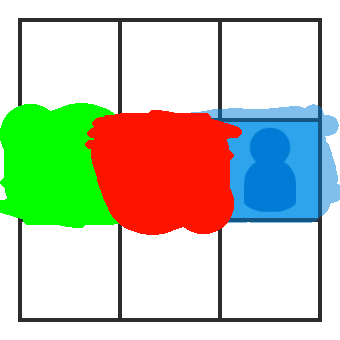
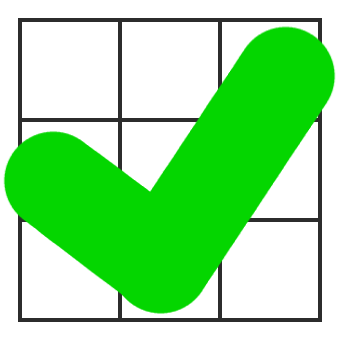
Layers edited between the first and the second 340 x 340 image:
hid group "Damage Center" (3 layers) over (85, 110, 242, 235)
hid group "Arrow Left" (4 layers) over (0, 103, 149, 228)
hid group "Dude Right" (3 layers) over (154, 104, 340, 223)
added layer "Checkbox" above "Squares White" over (3, 26, 336, 314)
added layer "Square Fill" above "Background" over (0, 26, 340, 314)
hid "Background" over (0, 26, 340, 314)
